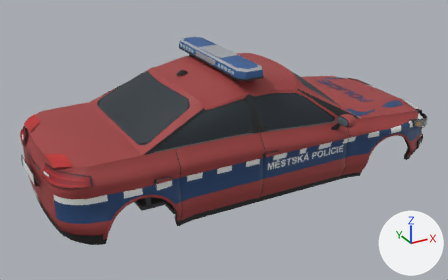
Renders of the glTF model public/police_city-street.glb from each side of a commit.
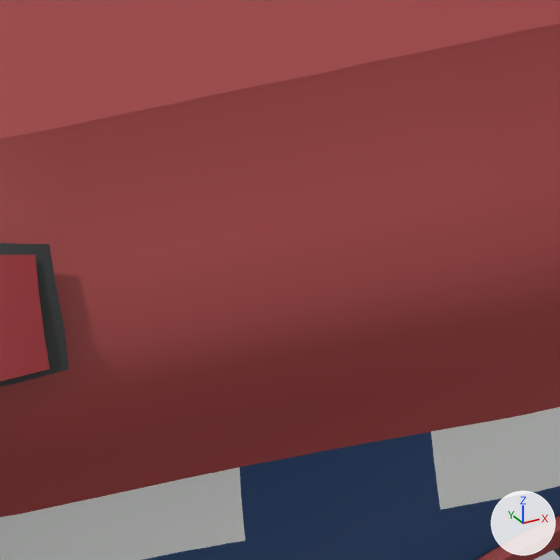
The first picture shows the older version from a camera (50 mm lens) standing at (-3.35, -5.77, 3.51) and looking at (-0.2, -0.04, 0.65). The close-ups show the older and then the newer version on the part from 19% to 30% of the width and 55% to 72% of the height of that picture. Only the edits that show in the close-ups are written down. The axes (+X, +Y, +Z) are drawn at lower right. The lights are the same throughout. Where no turn or scale is listed for an object, it has been applied to the vertices. Vertices at exactly the same position are counted once.

Names of what the first close-up shows: 'police_city', 'police_city_street_trim'.
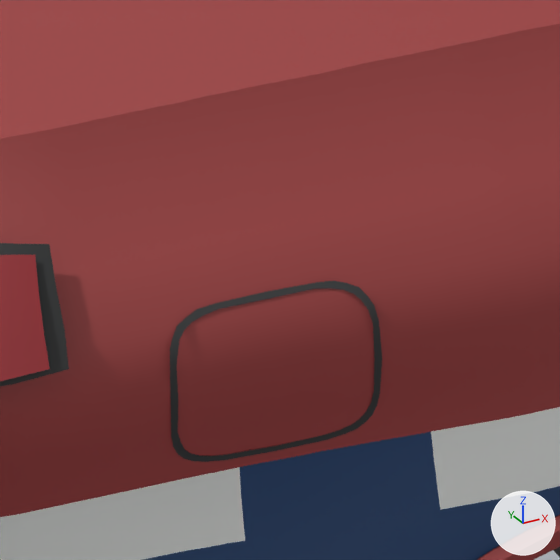
Where the change shows, as pixel boxes (x1, y1, x2, y2) in the close-ups (560 x 560 px):
part 1 of me_police_city, added
    after: (170, 281, 382, 462)

The edits, one by one:
me_police_city is used by ob_police_city; location (0.0, 0.0, 0.0).
me_police_city had 9184 vertices, 17022 faces and spanned x -2.34..2.35, y -0.95..0.95, z 0.22..1.69.
me_police_city now has 9332 vertices, 17206 faces and spans x -2.34..2.35, y -0.95..0.95, z 0.22..1.69.
me_police_city part 1: a new loose piece of 64 vertices spanning x -1.93..-1.77, y -0.91..-0.88, z 0.79..0.93, in mat_panelgap (dark grey #353738).
Other edits to the shape of me_police_city do not show in these pictures.
me_police_city gains material mat_rubstrip (black #242728).
me_police_city gains material mat_panelgap (dark grey #353738).
me_police_city gains material mat_indicator (orange #cd8b45).
